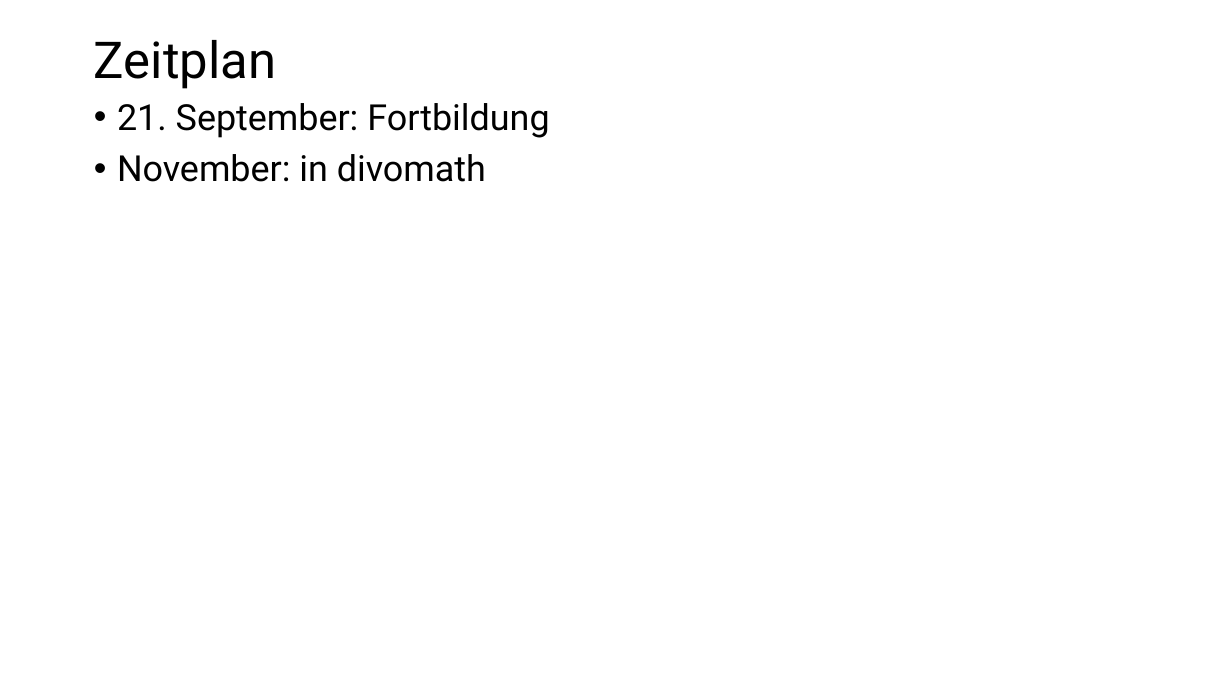
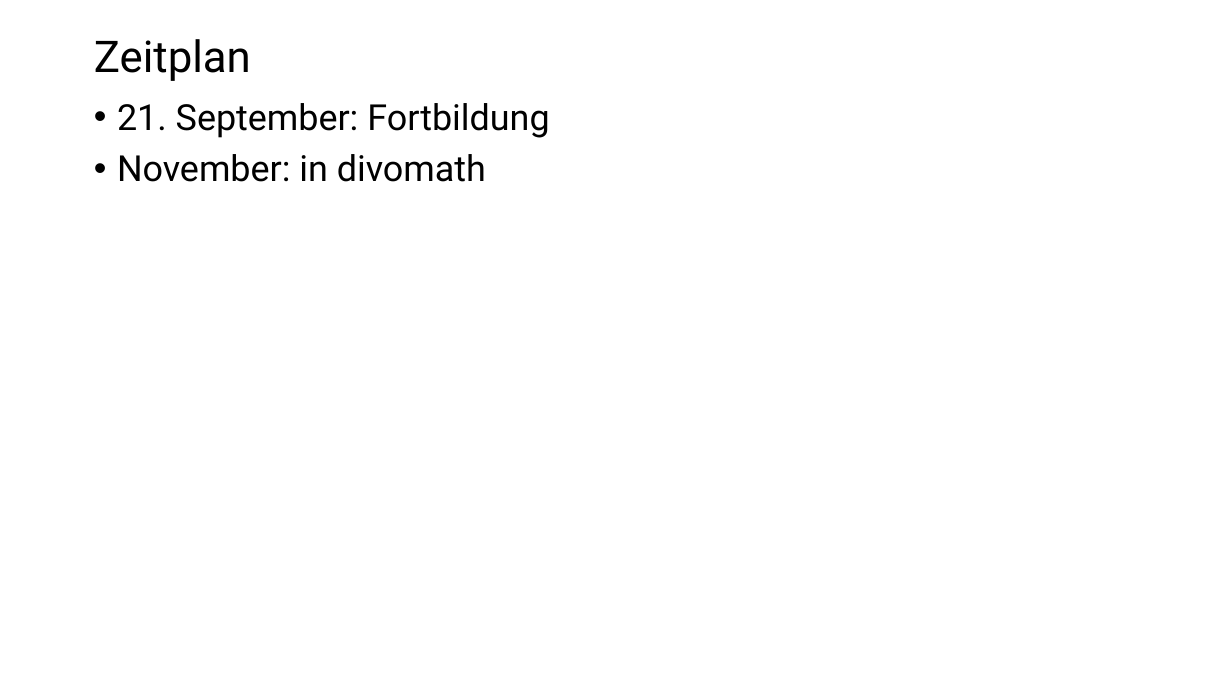
Before and after one commit to MismatchEta/divomath-VAMs, a slide deck: slide 6 of v4.0.0/Überlegungen_Rechteckfeld_250430.pptx. Drawn at 1232x693 pixels with LibreOffice and Linux fonts; fonts in the diff are those of the drawing. Boxes give left, top, right and bottom in pixels: in the first picture for what was removed or moved away, otherwise in the second. Text is boxed around its words. In the diff, an @@ line names an element or a change of style, - is before the commit and + after.

```diff
--- a/v4.0.0/Überlegungen_Rechteckfeld_250430.pptx
+++ b/v4.0.0/Überlegungen_Rechteckfeld_250430.pptx
@@ title "Zeitplan" at (x1=94, y1=39, x2=251, y2=81): size 39.6 to 34.1 pt; line spacing 0.9 to 0.7 @@
```
Also in this commit, not shown: 16 other slides changed, 16 other files.
